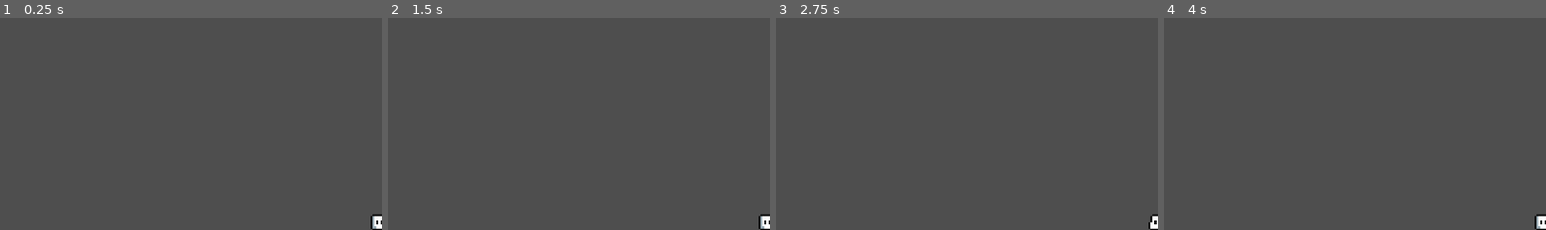
Above: before the commit, frames 1-4 (left to right).
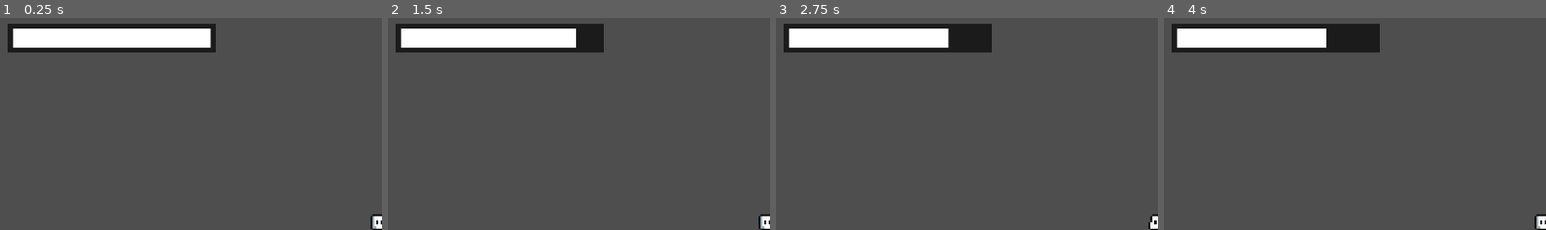
Above: after the commit, the same moments.

Repository: Gluipertje/Space-Union
Game: Godot game, scene res://src/scenes/templevelbackup.tscn
The game is run twice, just before and just after one commit, with the same random seed, the same clock (stepped at 60 frames per second) and the same inputs. The project has no main scene, so this scene is started directly.
Inputs:
- Up to frame 1 (0.25 s): no input
- Up to frame 2 (1.5 s): tap Enter at 0.5 s; hold Shift (sprint) 0.53-1.28 s; hold D (move_right) from 0.53 s (still down); tap Space (jump) at 0.77 s; tap Shift (sprint) at 1.35 s
- Up to frame 3 (2.75 s): tap Space (jump) at 1.52 s; release D (move_right) at 2.03 s; hold A (move_left) from 2.03 s (still down); hold Shift (sprint) from 2.03 s (still down)
- Up to frame 4 (4 s): release A (move_left) at 2.78 s; release Shift (sprint) at 2.78 s; hold D (move_right) from 2.78 s (still down); tap Shift (sprint) at 2.85 s; tap Space (jump) at 3.02, 3.77 s; hold Shift (sprint) from 3.53 s (still down)
The pictures show only the part of the screen within x 0-50%, y 0-50%; the shares and areas given below are measured in that part.

The runs differ from the first frame. In frame 1, 7.3% of the frame differs, in the area x 2-57%, y 2-17%; in frame 2, 7.3%; in frame 3, 7.3%; in frame 4, 7.3%.

Commit message:
Stamina bar werkt nu

Diff:
--- a/src/actors/Player.tscn
+++ b/src/actors/Player.tscn
@@ -3,7 +3,7 @@
 [ext_resource path="res://assets/Character/Idle/Character01IdleSheet1.png" type="Texture" id=1]
 [ext_resource path="res://src/actors/PlayerController.gd" type="Script" id=2]
 [ext_resource path="res://src/actors/Sprite.gd" type="Script" id=3]
-[ext_resource path="res://src/gamelogic/GUI/HealthBar.gd" type="Script" id=4]
+[ext_resource path="res://src/gamelogic/GUI/StaminaBar.gd" type="Script" id=4]
 
 [sub_resource type="RectangleShape2D" id=1]
 extents = Vector2( 7, 13 )
@@ -18,7 +18,8 @@
 maxvelocity = 3000.0
 maxfallvelocity = 1000.0
 staminaDepletion = 15.0
-staminaRegeneration = 10000.0
+staminaRegeneration = 5.0
+maxStamina = 100.0
 
 [node name="CollisionShape2D" type="CollisionShape2D" parent="."]
 position = Vector2( -1, 1 )
@@ -30,22 +31,28 @@
 texture = ExtResource( 1 )
 script = ExtResource( 3 )
 
-[node name="CanvasLayer" type="CanvasLayer" parent="."]
-layer = -1
-follow_viewport_enable = true
+[node name="Camera2D" type="Camera2D" parent="."]
+current = true
+zoom = Vector2( 0.5, 0.5 )
 
-[node name="Stamina" type="ProgressBar" parent="CanvasLayer"]
-margin_left = -35.2966
-margin_top = -27.0568
-margin_right = 38.7034
-margin_bottom = -18.0568
-percent_visible = false
+[node name="Stamina" type="ColorRect" parent="Camera2D"]
+margin_left = -312.265
+margin_top = -170.573
+margin_right = -272.265
+margin_bottom = -140.573
+rect_scale = Vector2( 4.36, 0.799999 )
+color = Color( 0.109804, 0.109804, 0.109804, 1 )
 script = ExtResource( 4 )
 __meta__ = {
 "_edit_use_anchors_": false
 }
 
-[node name="Camera2D" type="Camera2D" parent="."]
-current = true
-zoom = Vector2( 0.5, 0.5 )
-[connection signal="player_stats_changed" from="." to="CanvasLayer/Stamina" method="_on_Player_player_stats_changed"]
+[node name="Bar" type="ColorRect" parent="Camera2D/Stamina"]
+margin_left = 0.948174
+margin_top = 4.71761
+margin_right = 38.9482
+margin_bottom = 24.7176
+__meta__ = {
+"_edit_use_anchors_": false
+}
+[connection signal="player_stats_changed" from="." to="Camera2D/Stamina" method="_on_Player_player_stats_changed"]
--- a/src/gamelogic/GUI/HealthBar.gd
+++ /dev/null
@@ -1,4 +0,0 @@
-extends ProgressBar
-
-func _on_Player_player_stats_changed(var player):
-	size_flags_vertical = 72 * player.stamina / player.maxStamina
--- /dev/null
+++ b/src/gamelogic/GUI/StaminaBar.gd
@@ -0,0 +1,4 @@
+extends ColorRect
+
+func _on_Player_player_stats_changed(var player):
+	$Bar.rect_size.x = 38 * player.stamina / player.maxStamina
--- /dev/null
+++ b/src/scenes/menu.tscn
@@ -0,0 +1,25 @@
+[gd_scene format=2]
+
+[node name="Control" type="Control"]
+anchor_right = 1.0
+anchor_bottom = 1.0
+margin_left = -0.950012
+margin_right = -0.949951
+__meta__ = {
+"_edit_use_anchors_": false
+}
+
+[node name="MarginContainer" type="MarginContainer" parent="."]
+margin_right = 1280.0
+margin_bottom = 720.0
+__meta__ = {
+"_edit_use_anchors_": false
+}
+
+[node name="Label" type="Label" parent="MarginContainer"]
+margin_left = 595.0
+margin_top = 353.0
+margin_right = 684.0
+margin_bottom = 367.0
+size_flags_horizontal = 4
+text = "SPACE UNION"
